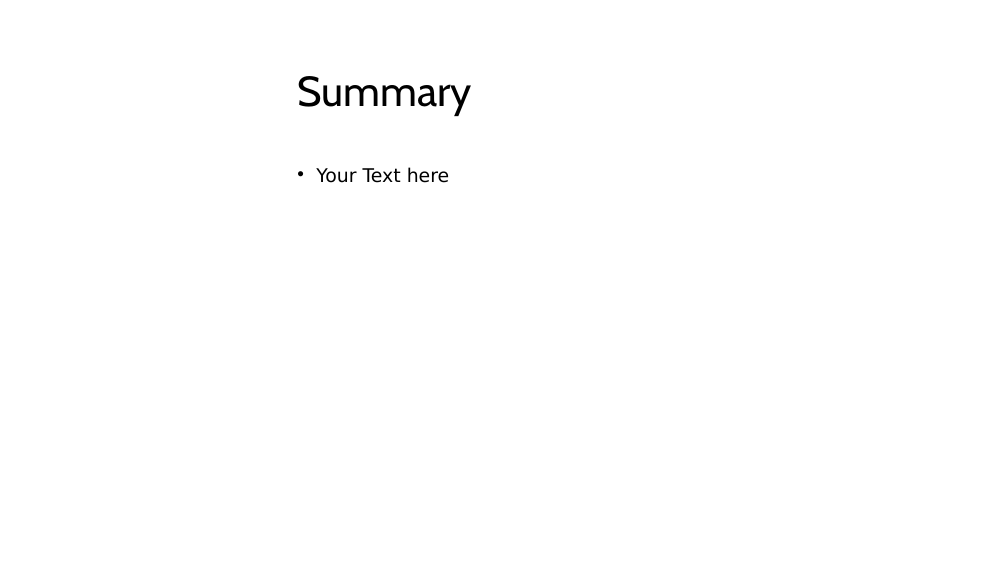
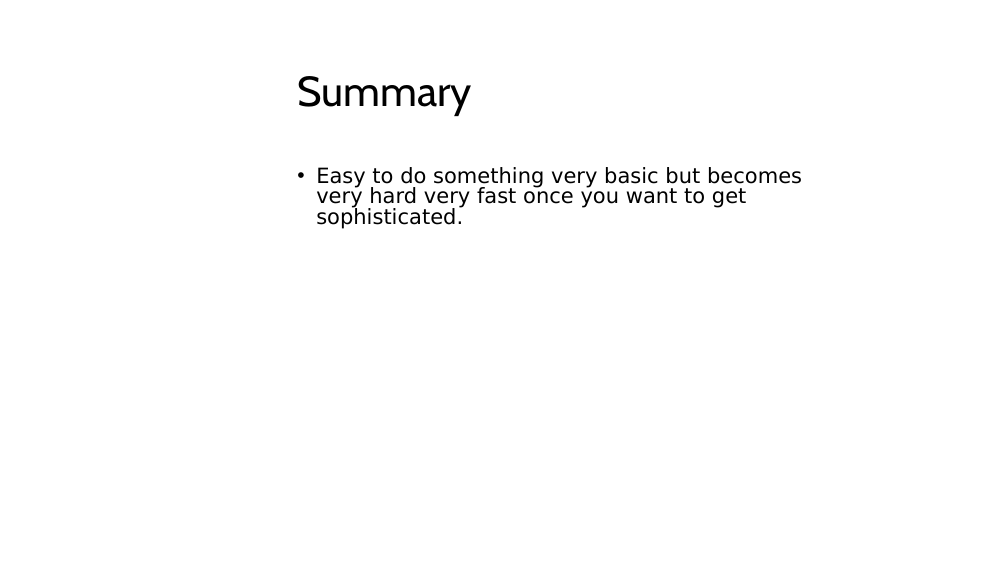
Before and after one commit to brian-campbell/ai-bootcamp-project-3, a slide deck: slide 12 of MovieChatBot.pptx (slide 8 before the commit). Drawn at 1008x567 pixels with LibreOffice and Linux fonts; fonts in the diff are those of the drawing; background and template pictures are left out. Boxes give left, top, right and bottom in pixels: in the first picture for what was removed or moved away, otherwise in the second. Text is boxed around its words. In the diff, an @@ line names an element or a change of style, - is before the commit and + after.

```diff
--- a/MovieChatBot.pptx
+++ b/MovieChatBot.pptx
@@ text at (316, 167, 802, 229): text changed; size 18 to 20 pt @@
-• Your Text here
+• Easy to do something very basic but becomes very hard very fast once you want to get sophisticated.
```
Also in this commit, not shown: 3 other slides changed, 8 slides added, 4 slides removed.
